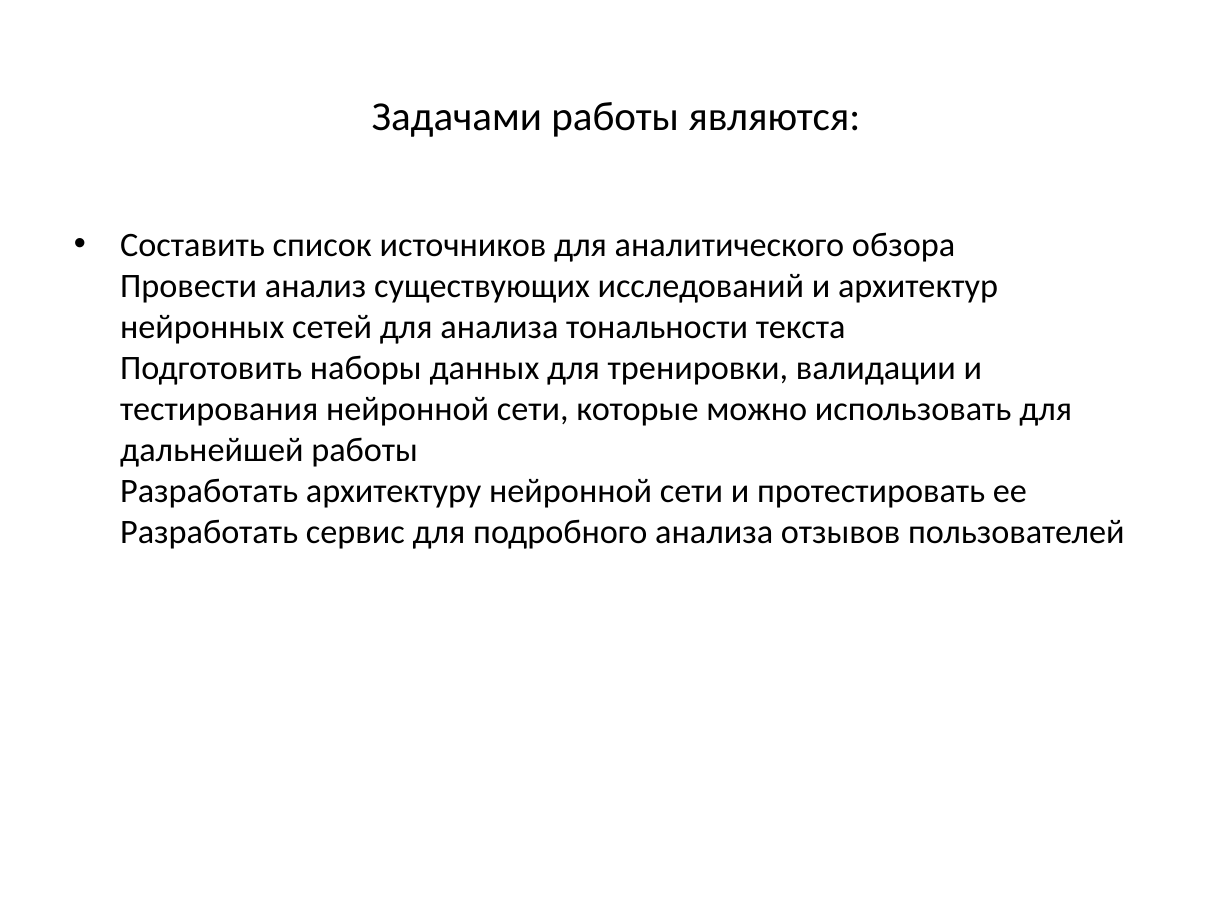
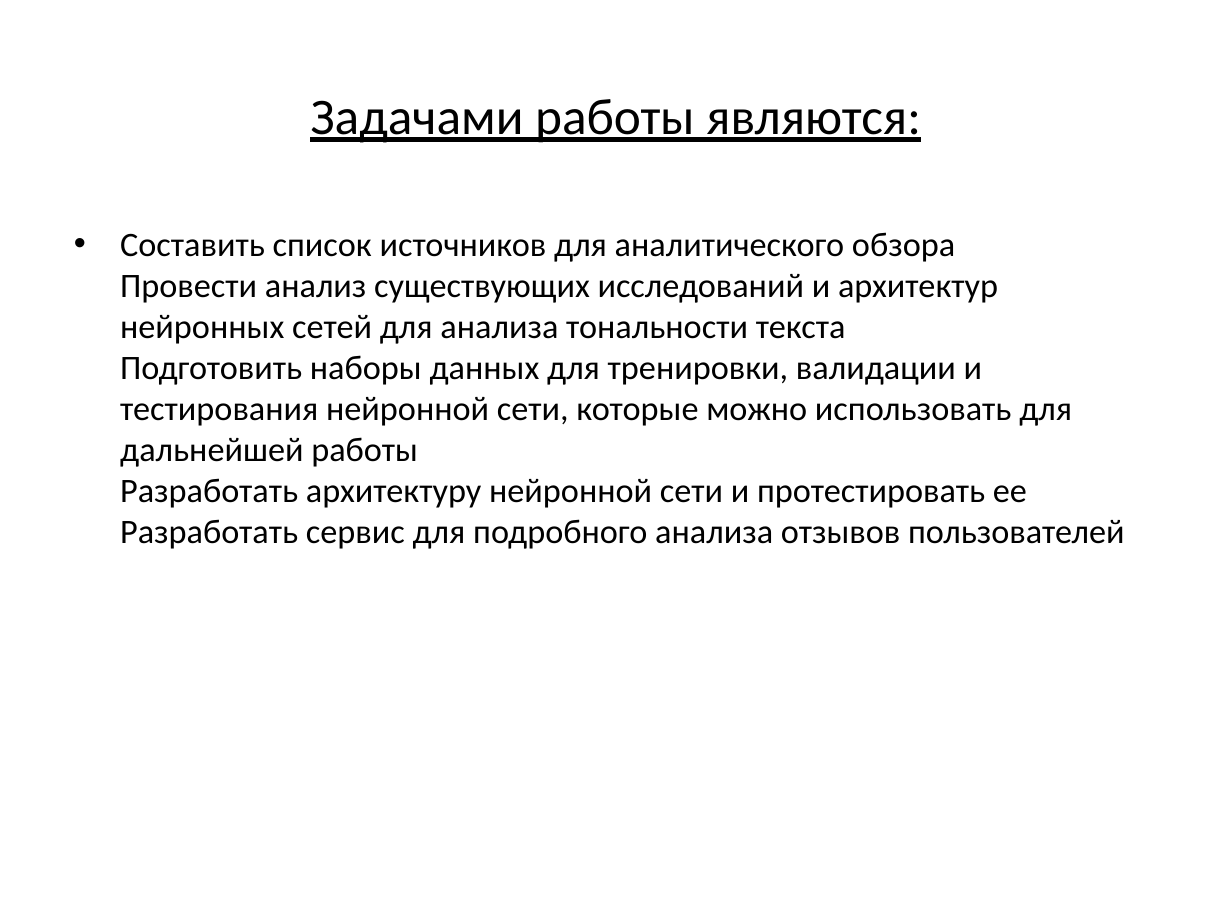
Before and after one commit to compfee/Easyntation, a slide deck: slide 3 of src/Example PPT.pptx. Drawn at 1232x924 pixels with LibreOffice and Linux fonts; fonts in the diff are those of the drawing. Boxes give left, top, right and bottom in pixels: in the first picture for what was removed or moved away, otherwise in the second. Text is boxed around its words. In the diff, an @@ line names an element or a change of style, - is before the commit and + after.

```diff
--- a/src/Example PPT.pptx
+++ b/src/Example PPT.pptx
@@ title "Задачами работы являются:" at (310, 99, 921, 143): size 24 to 30 pt, underline on @@
```
Also in this commit, not shown: 2 other slides changed, 1 slide added, 1 slide removed, 4 other files.
